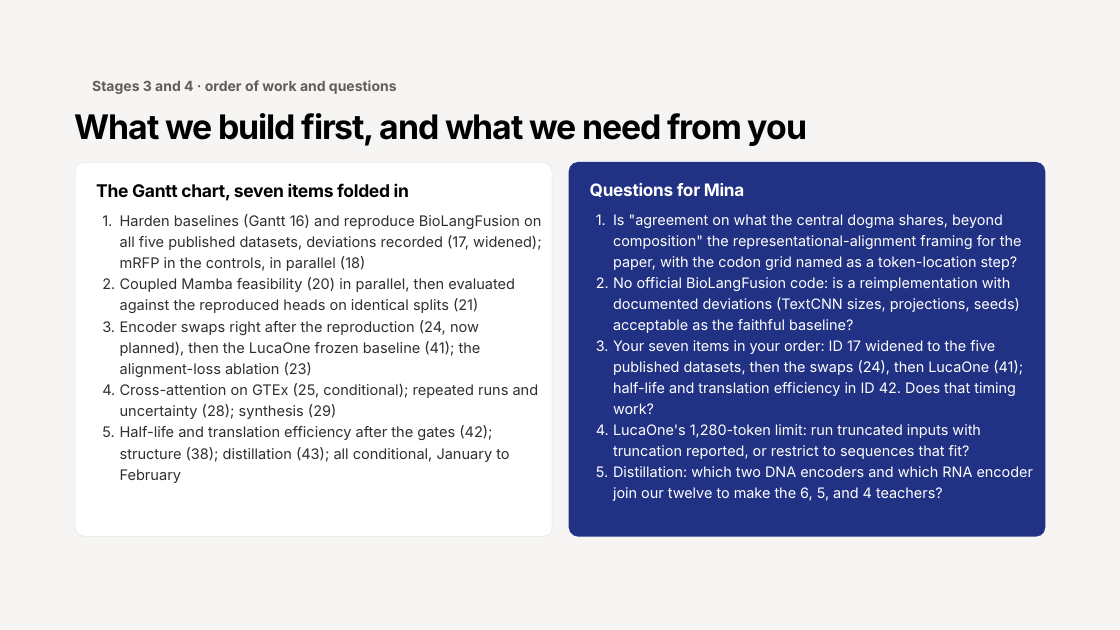
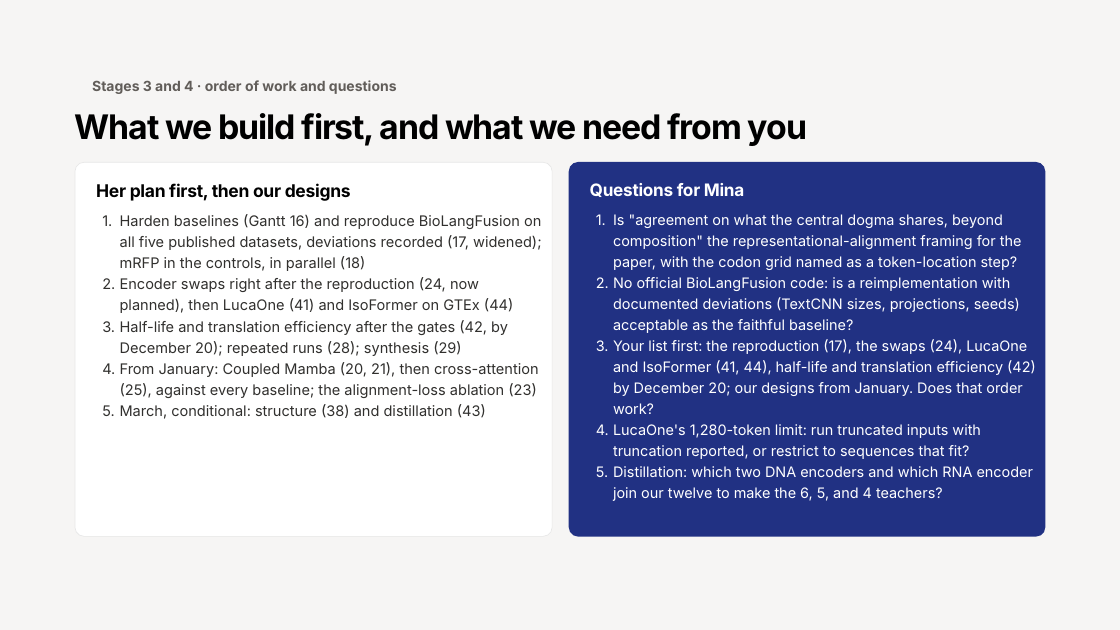
Before and after one commit to jtmckinley4/multimodal-bio-fusion, a slide deck: slide 18 of docs/notes/Slides/Mina_Meeting_Slides_2026-10-20.pptx. Drawn at 1120x630 pixels with LibreOffice and Linux fonts; fonts in the diff are those of the drawing; background and template pictures are left out. Boxes give left, top, right and bottom in pixels: in the first picture for what was removed or moved away, otherwise in the second. Text is boxed around its words. In the diff, an @@ line names an element or a change of style, - is before the commit and + after.

```diff
--- a/docs/notes/Slides/Mina_Meeting_Slides_2026-10-20.pptx
+++ b/docs/notes/Slides/Mina_Meeting_Slides_2026-10-20.pptx
@@ text at (96, 183, 351, 201): text changed @@
-The Gantt chart, seven items folded in
+Her plan first, then our designs
@@ text at (120, 277, 539, 419): text changed @@
-2. Coupled Mamba feasibility (20) in parallel, then evaluated against the reproduced heads on identical splits (21)
-3. Encoder swaps right after the reproduction (24, now planned), then the LucaOne frozen baseline (41); the alignment-loss ablation (23)
-4. Cross-attention on GTEx (25, conditional); repeated runs and uncertainty (28); synthesis (29)
-5. Half-life and translation efficiency after the gates (42); structure (38); distillation (43); all conditional, January to February
+2. Encoder swaps right after the reproduction (24, now planned), then LucaOne (41) and IsoFormer on GTEx (44)
+3. Half-life and translation efficiency after the gates (42, by December 20); repeated runs (28); synthesis (29)
+4. From January: Coupled Mamba (20, 21), then cross-attention (25), against every baseline; the alignment-loss ablation (23)
+5. March, conditional: structure (38) and distillation (43)
@@ text at (613, 339, 1036, 414): text changed @@
-3. Your seven items in your order: ID 17 widened to the five published datasets, then the swaps (24), then LucaOne (41); half-life and translation efficiency in ID 42. Does that timing work?
+3. Your list first: the reproduction (17), the swaps (24), LucaOne and IsoFormer (41, 44), half-life and translation efficiency (42) by December 20; our designs from January. Does that order work?
```
Also in this commit, not shown: 4 other slides changed, 18 other files.
